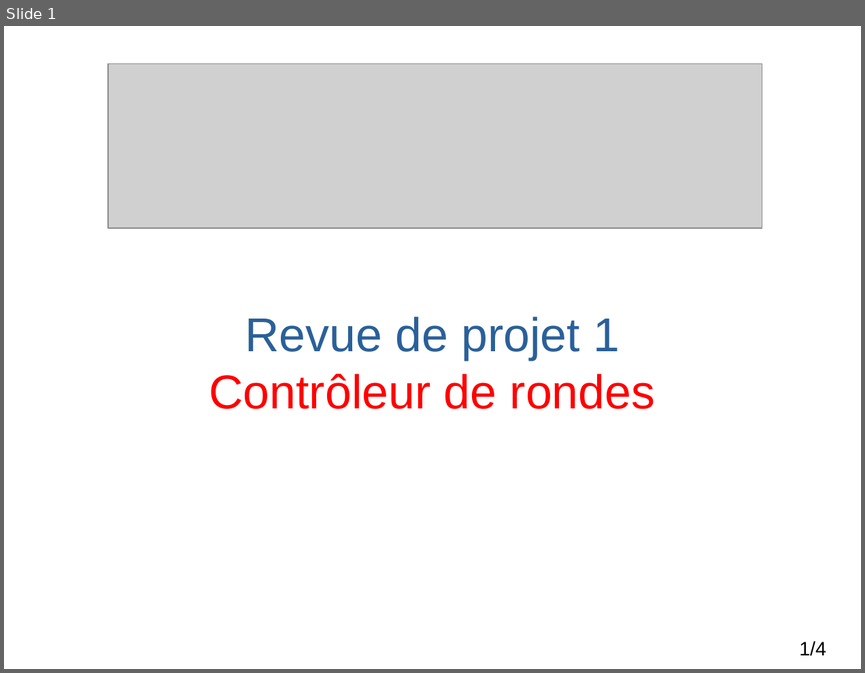
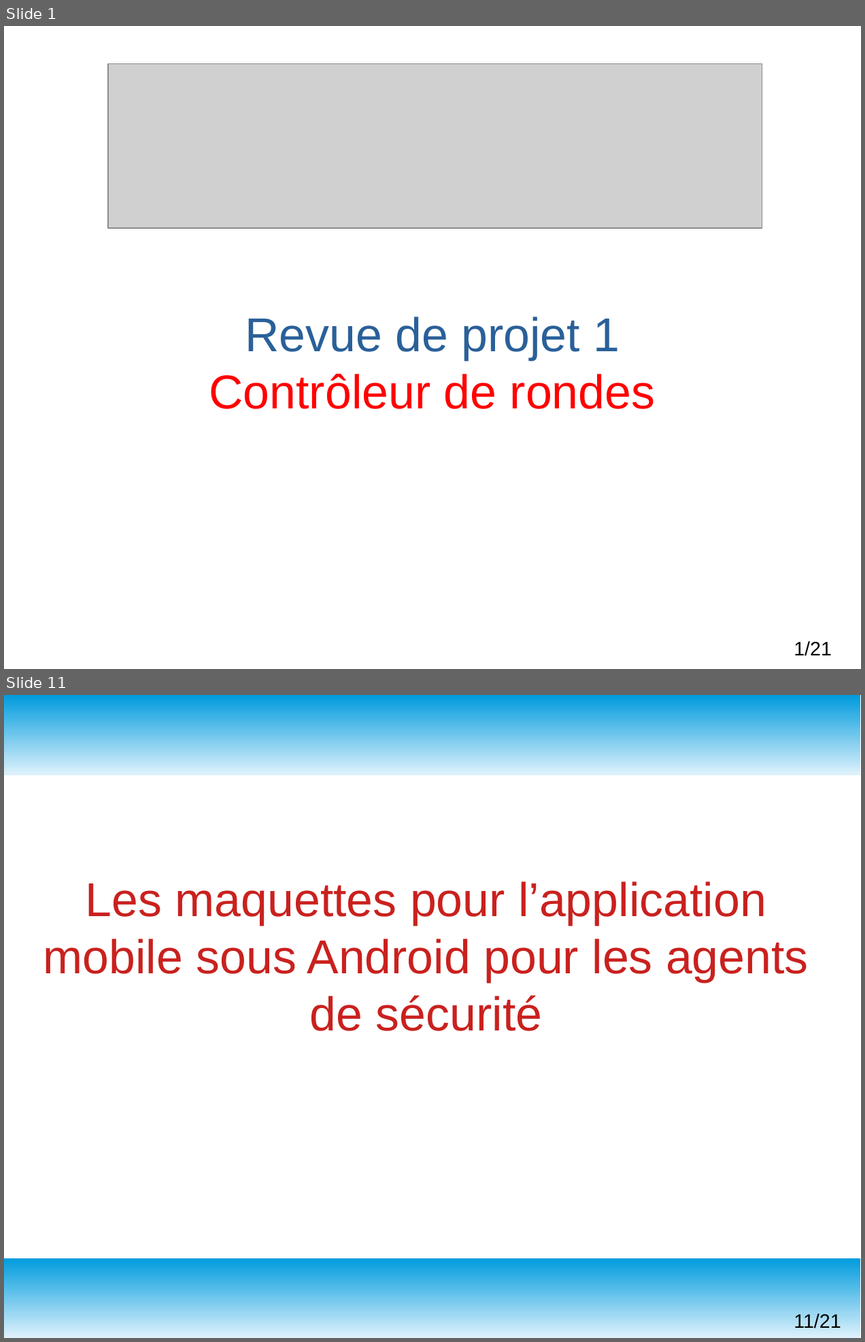
Before and after one commit to msoulard/ControleurDeRondes, a slide deck: Maëva/Diapo Revue 1.odp. Shown one above the other, each under a label of ours: slide 1 before the commit, slides 1 and 11 after it; the slides between them are not shown. The pictures are 865x673 and 865x1342 pixels, drawn with LibreOffice and Linux fonts; fonts in the diff are those of the drawing; grey boxes stand for pictures; background and template pictures are left out. Boxes give left, top, right and bottom in pixels: in the first picture for what was removed or moved away, otherwise in the second. Text is boxed around its words. In the diff, an @@ line names an element or a change of style, - is before the commit and + after.

```diff
--- a/Maëva/Diapo Revue 1.odp
+++ b/Maëva/Diapo Revue 1.odp
@@ slide 11 added at <box>4,695,861,1338</box>, background #FFFFFF @@
@@ rectangle added at <box>4,695,861,775</box>, fill gradient #DFF2FC to #009BDD @@
@@ title added at <box>43,881,808,1031</box>, 44 pt, text #C9211E @@
+Les maquettes pour l’application mobile sous Android pour les agents de sécurité
@@ rectangle added at <box>4,1258,861,1338</box>, fill gradient #DFF2FC to #009BDD @@
@@ page number added at <box>793,1313,840,1328</box>, 18 pt, text #000000 @@
+11/21
@@ page number at <box>793,641,832,656</box>: text changed @@
-1/4
+1/21
```
Also in this commit, not shown: 19 other slides added, 3 slides removed, 4 other files.
